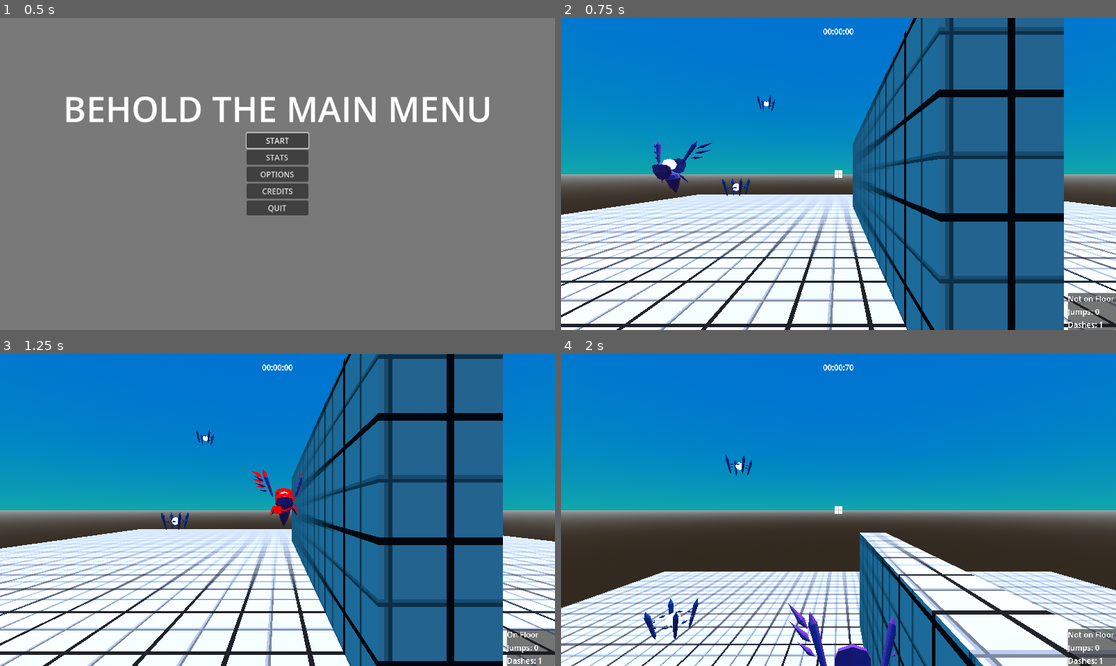
Above: before the commit, frames 1-4 (two rows, left to right).
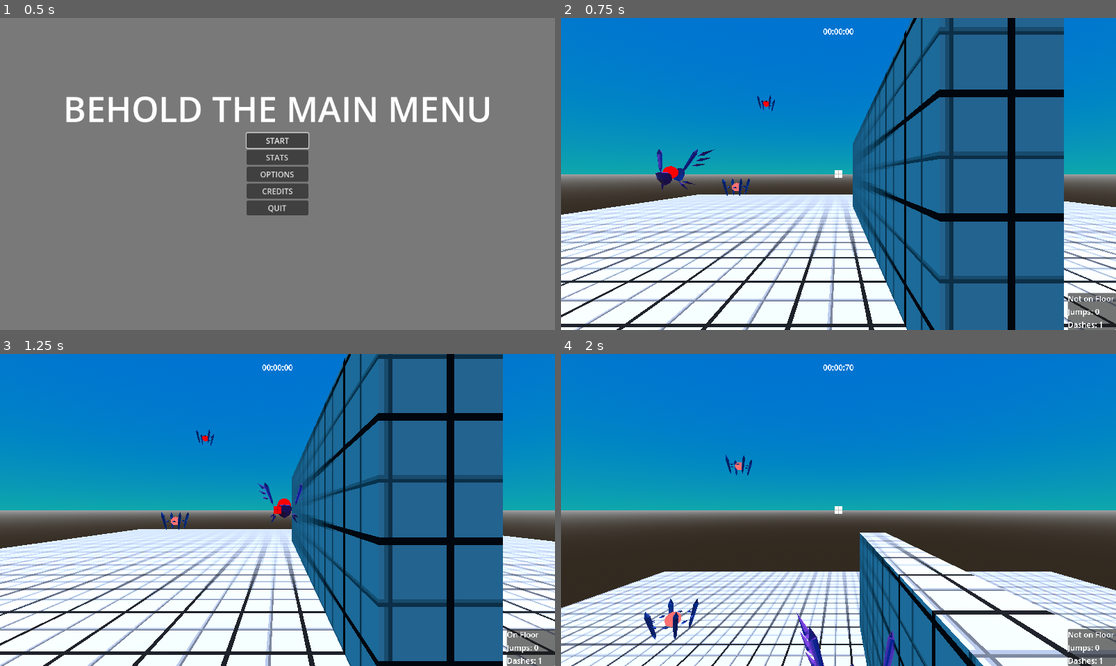
Above: after the commit, the same moments.

Repository: lucasrumney94/GodotGoneWild
Game: Godot game, scene res://Main/main_menu.tscn
Two runs of this game, one before a commit and one after it. Both use one fixed random seed, a clock stepped at 60 frames per second and the inputs below.
Inputs (mouse positions are in pixels of both pictures, inside the frame that each line leads up to):
- Up to frame 1 (0.5 s): no input
- Up to frame 2 (0.75 s): click "START" at 0.5 s
- Up to frame 3 (1.25 s): no input
- Up to frame 4 (2 s): move the mouse to (866, 510) at 1.27 s; hold W (move_forward) from 1.28 s (still down); click (866, 510) at 1.35 s; tap Space (jump) at 1.52 s

Frame 1 is identical in both runs. In frame 2, 0.7% of the frame differs, in the area x 16-39%, y 24-58%; in frame 3, 0.6%; in frame 4, 1.3%, in the area x 14-61%, y 32-100%.

Commit message:
Updated basic and mobile enemy meshes
Fixed up geometry weirdness, made sure each crystal has its own separate mesh with no scalars, created a parenting structure connecting each crystal to its base crystal or to the core directly, added more polys to the core, got transparency working somewhat on the crystal materials

Diff:
--- a/godot-wild-tower/Objects/Enemies/BasicEnemy.tscn
+++ b/godot-wild-tower/Objects/Enemies/BasicEnemy.tscn
@@ -1,6 +1,7 @@
-[gd_scene load_steps=4 format=3 uid="uid://fshkr347rlb0"]
+[gd_scene load_steps=5 format=3 uid="uid://fshkr347rlb0"]
 
 [ext_resource type="PackedScene" uid="uid://dpsgthsbj685l" path="res://Objects/Enemies/Cherubim.glb" id="1_thbhj"]
+[ext_resource type="PackedScene" uid="uid://ch6t48k1kbfcn" path="res://Objects/Enemies/BasicEnemy.glb" id="2_qtgfc"]
 
 [sub_resource type="BoxShape3D" id="BoxShape3D_ttc4u"]
 
@@ -14,7 +15,11 @@
 shape = SubResource("BoxShape3D_ttc4u")
 
 [node name="MeshInstance3D" type="MeshInstance3D" parent="."]
+transform = Transform3D(1, 0, 0, 0, 1, 0, 0, 0, 1, 0, 0.5, 0)
 visible = false
 mesh = SubResource("BoxMesh_jbor8")
 
 [node name="Cherubim" parent="." instance=ExtResource("1_thbhj")]
+visible = false
+
+[node name="BasicEnemy" parent="." instance=ExtResource("2_qtgfc")]
--- a/godot-wild-tower/Objects/Enemies/BasicEnemyOUTLINE_TEST.tscn
+++ b/godot-wild-tower/Objects/Enemies/BasicEnemyOUTLINE_TEST.tscn
@@ -6,6 +6,7 @@
 [ext_resource type="Script" path="res://Objects/Enemies/death_component.gd" id="3_0yons"]
 [ext_resource type="PackedScene" uid="uid://dpsgthsbj685l" path="res://Objects/Enemies/Cherubim.glb" id="3_8yv4s"]
 [ext_resource type="PackedScene" uid="uid://bonck86xrxwj0" path="res://Objects/Enemies/outliner_component.tscn" id="4_5e2qh"]
+[ext_resource type="PackedScene" uid="uid://ch6t48k1kbfcn" path="res://Objects/Enemies/BasicEnemy.glb" id="6_4bvba"]
 
 [sub_resource type="ShaderMaterial" id="ShaderMaterial_qalsm"]
 resource_local_to_scene = true
@@ -38,8 +39,12 @@
 shape = SubResource("BoxShape3D_ttc4u")
 
 [node name="MeshInstance3D" type="MeshInstance3D" parent="."]
+transform = Transform3D(1, 0, 0, 0, 1, 0, 0, 0, 1, 0, 0.5, 0)
 visible = false
 mesh = SubResource("BoxMesh_jbor8")
 surface_material_override/0 = SubResource("ShaderMaterial_dr681")
 
+[node name="BasicEnemy" parent="." instance=ExtResource("6_4bvba")]
+
 [node name="Cherubim" parent="." instance=ExtResource("3_8yv4s")]
+visible = false
--- a/godot-wild-tower/Objects/Enemies/MobileEnemy.tscn
+++ b/godot-wild-tower/Objects/Enemies/MobileEnemy.tscn
@@ -1,10 +1,11 @@
-[gd_scene load_steps=4 format=3 uid="uid://bojfdf4dyc8ng"]
+[gd_scene load_steps=5 format=3 uid="uid://bojfdf4dyc8ng"]
 
 [ext_resource type="Script" path="res://Objects/Enemies/mobileenemy.gd" id="1_mogi5"]
 [ext_resource type="PackedScene" uid="uid://cvtcfxlkl0fw6" path="res://Objects/Enemies/Elohim.glb" id="2_qkh8i"]
+[ext_resource type="PackedScene" uid="uid://f3bed502wbku" path="res://Objects/Enemies/MobileEnemy.glb" id="3_jc7ol"]
 
 [sub_resource type="CylinderShape3D" id="CylinderShape3D_8n1er"]
-height = 1.5
+height = 1.2
 radius = 0.6
 
 [node name="MobileEnemy" type="CharacterBody3D"]
@@ -12,11 +13,15 @@
 script = ExtResource("1_mogi5")
 
 [node name="CollisionShape3D" type="CollisionShape3D" parent="."]
-transform = Transform3D(1, 0, 0, 0, 1, 0, 0, 0, 1, 0, 0.75, 0)
+transform = Transform3D(1, 0, 0, 0, 1, 0, 0, 0, 1, 0, 0.6, 0)
 shape = SubResource("CylinderShape3D_8n1er")
 
 [node name="MeshInstance3D" type="MeshInstance3D" parent="."]
+transform = Transform3D(1, 0, 0, 0, 1, 0, 0, 0, 1, 0, 0.5, 0)
 visible = false
 
 [node name="Elohim" parent="." instance=ExtResource("2_qkh8i")]
 transform = Transform3D(1, 0, 0, 0, 1, 0, 0, 0, 1, 0, 0, -0.05)
+visible = false
+
+[node name="MobileEnemy" parent="." instance=ExtResource("3_jc7ol")]
--- a/godot-wild-tower/Objects/Enemies/MobileEnemy_OUTLINE.tscn
+++ b/godot-wild-tower/Objects/Enemies/MobileEnemy_OUTLINE.tscn
@@ -1,10 +1,11 @@
-[gd_scene load_steps=8 format=3 uid="uid://c08aetbdbnjbc"]
+[gd_scene load_steps=9 format=3 uid="uid://c08aetbdbnjbc"]
 
 [ext_resource type="Script" path="res://Objects/Enemies/mobileenemy.gd" id="1_ou6b6"]
 [ext_resource type="PackedScene" uid="uid://bonck86xrxwj0" path="res://Objects/Enemies/outliner_component.tscn" id="2_7bmx8"]
 [ext_resource type="PackedScene" uid="uid://cvtcfxlkl0fw6" path="res://Objects/Enemies/Elohim.glb" id="2_sq8n4"]
 [ext_resource type="Shader" path="res://Objects/Enemies/outline_shader.gdshader" id="3_gibdk"]
 [ext_resource type="Script" path="res://Objects/Enemies/death_component.gd" id="5_dc7gb"]
+[ext_resource type="PackedScene" uid="uid://f3bed502wbku" path="res://Objects/Enemies/MobileEnemy.glb" id="6_b6a8x"]
 
 [sub_resource type="ShaderMaterial" id="ShaderMaterial_l2acr"]
 resource_local_to_scene = true
@@ -14,7 +15,7 @@
 shader_parameter/size = 1.0
 
 [sub_resource type="CylinderShape3D" id="CylinderShape3D_8n1er"]
-height = 1.5
+height = 1.2
 radius = 0.6
 
 [node name="MobileEnemy_OUTLINE" type="CharacterBody3D"]
@@ -28,11 +29,15 @@
 script = ExtResource("5_dc7gb")
 
 [node name="CollisionShape3D" type="CollisionShape3D" parent="."]
-transform = Transform3D(1, 0, 0, 0, 1, 0, 0, 0, 1, 0, 0.75, 0)
+transform = Transform3D(1, 0, 0, 0, 1, 0, 0, 0, 1, 0, 0.6, 0)
 shape = SubResource("CylinderShape3D_8n1er")
 
 [node name="MeshInstance3D" type="MeshInstance3D" parent="."]
+transform = Transform3D(1, 0, 0, 0, 1, 0, 0, 0, 1, 0, 0.5, 0)
 visible = false
 
 [node name="Elohim" parent="." instance=ExtResource("2_sq8n4")]
 transform = Transform3D(1, 0, 0, 0, 1, 0, 0, 0, 1, 0, 0, -0.05)
+visible = false
+
+[node name="MobileEnemy" parent="." instance=ExtResource("6_b6a8x")]
Binary file added: godot-wild-tower/Objects/Enemies/BasicEnemy.glb
Not shown, added: godot-wild-tower/Objects/Enemies/BasicEnemy.glb.import
Not shown: 1 places in godot-wild-tower/Objects/Enemies/BasicEnemyOUTLINE_TEST.tscn that only renumber resources
Binary file added: godot-wild-tower/Objects/Enemies/MobileEnemy.glb
Not shown, added: godot-wild-tower/Objects/Enemies/MobileEnemy.glb.import
